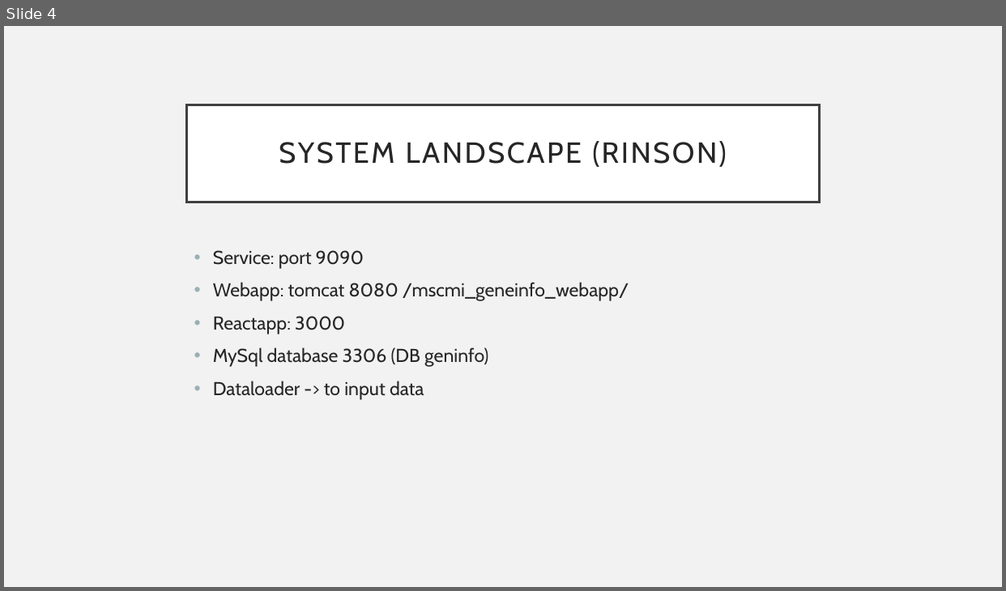
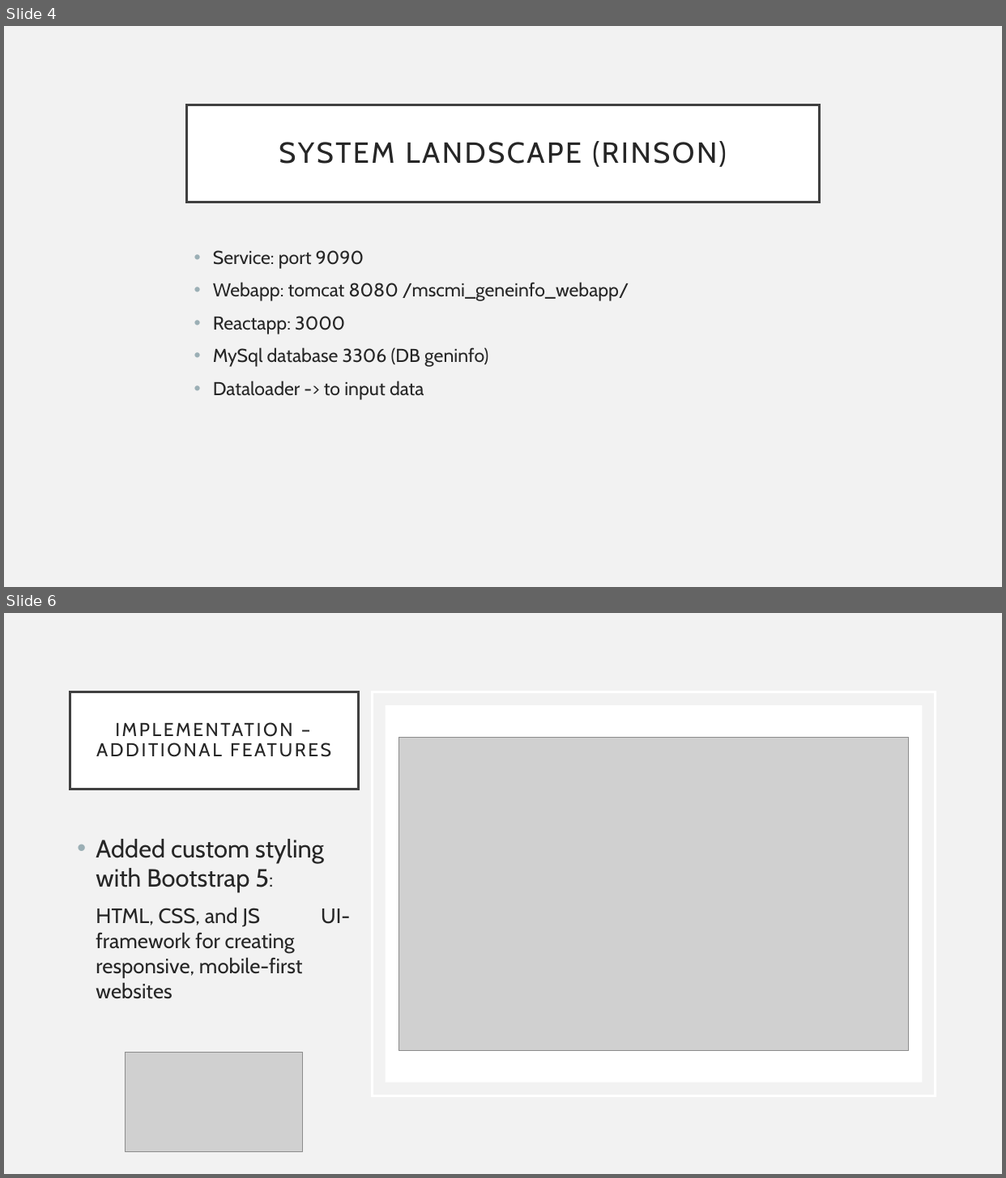
Before and after one commit to G43beli/GENEius, a slide deck: docs/Presentation.pptx. Shown one above the other, each under a label of ours: slide 4 before the commit, slides 4 and 6 after it; the slides between them are not shown. The pictures are 1006x591 and 1006x1178 pixels, drawn with LibreOffice and Linux fonts; fonts in the diff are those of the drawing; grey boxes stand for pictures. Boxes give left, top, right and bottom in pixels: in the first picture for what was removed or moved away, otherwise in the second. Text is boxed around its words. In the diff, an @@ line names an element or a change of style, - is before the commit and + after.

```diff
--- a/docs/Presentation.pptx
+++ b/docs/Presentation.pptx
@@ slide 6 added at [4, 613, 1002, 1174], background #F2F2F2 @@
@@ title added at [70, 692, 358, 789], fill #FFFFFF, outline #404040 2.5 pt, 18 pt, text #262626 @@
+IMPLEMENTATION – ADDITIONAL FEATURES
@@ rectangle added at [372, 692, 936, 1096], outline #FFFFFF 2.5 pt @@
@@ rectangle added at [385, 705, 922, 1082], fill #FFFFFF @@
@@ picture added at [398, 737, 908, 1051] @@
@@ text added at [96, 839, 350, 999], 20 pt, text #262626 @@
+• Added custom styling with Bootstrap 5:
+  HTML, CSS, and JS UI-framework for creating responsive, mobile-first websites
@@ picture added at [126, 1053, 303, 1152] @@
```
Also in this commit, not shown: 6 slides changed, 5 other slides added, 1 slide removed, 3 other files.
